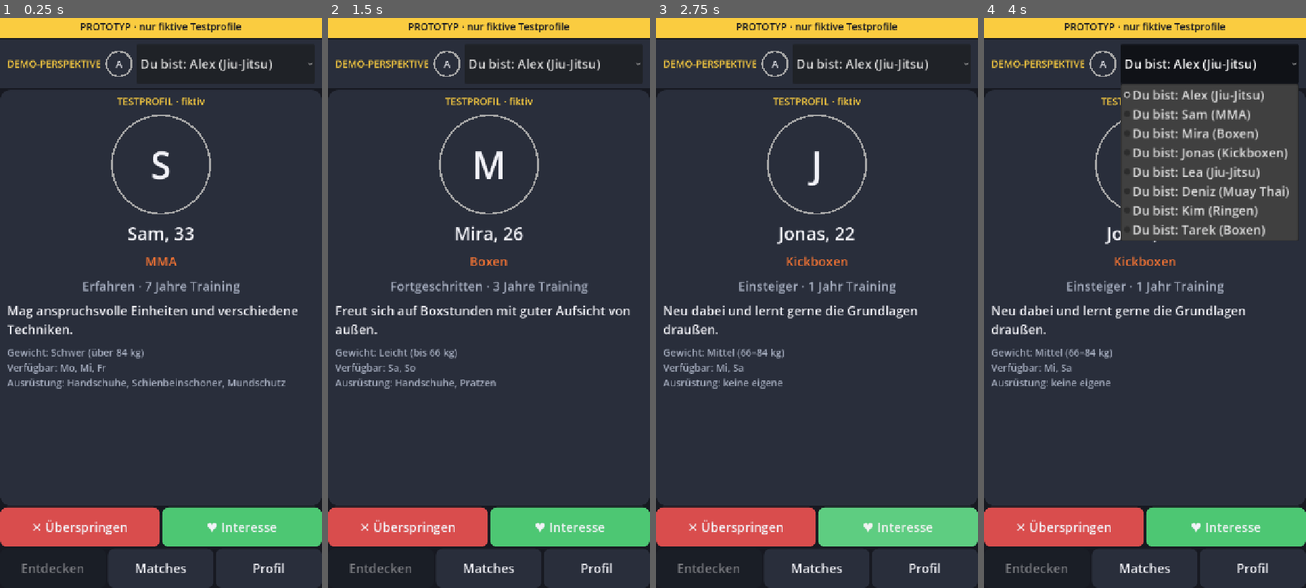
Above: before the commit, frames 1-4 (left to right).
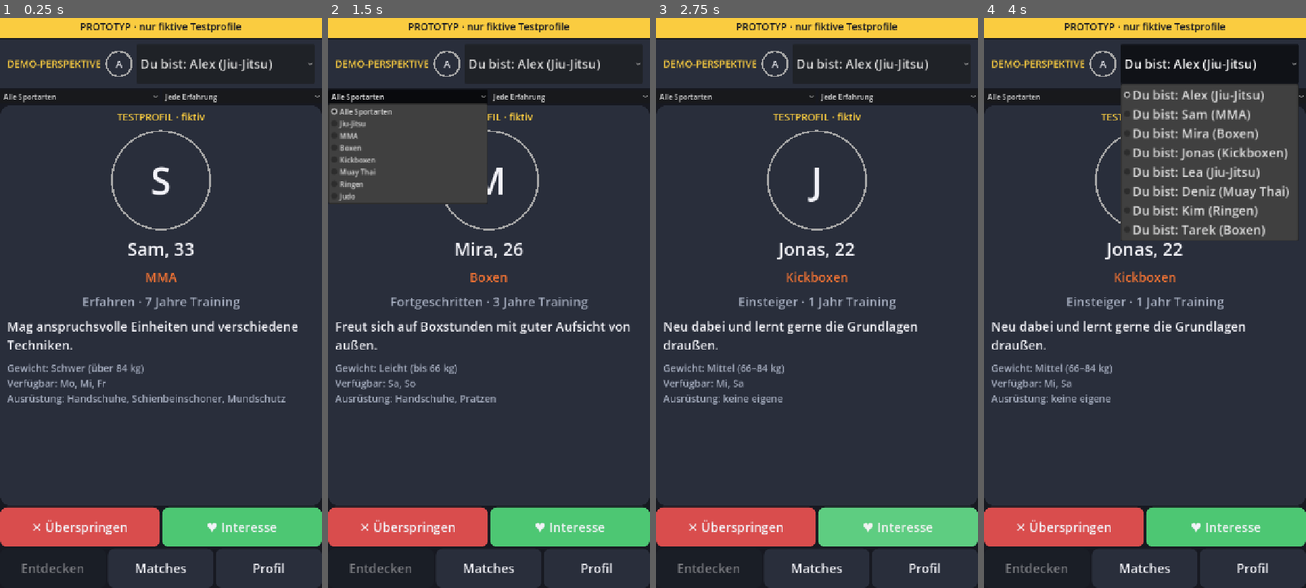
Above: after the commit, the same moments.

Repository: Mayo73/agenthub-backup
Game: Godot game, scene res://scenes/main.tscn
Same seed, same stepped clock (60 frames per second), same inputs: the game is played once before the commit and once after it.
Inputs (mouse positions are in pixels of both pictures, inside the frame that each line leads up to):
- Up to frame 1 (0.25 s): no input
- Up to frame 2 (1.5 s): click "✕ Überspringen" at 0.5 s; click (408, 97) at 1.25 s, where only the run after the commit has a clickable "Alle Sportarten"
- Up to frame 3 (2.75 s): click "♥ Interesse" at 2 s
- Up to frame 4 (4 s): click (1225, 97) at 2.75 s, where only the run after the commit has a clickable "Jede Erfahrung"; click "Du bist: Alex (Jiu-Jitsu)" at 3.5 s

The runs differ from the first frame. In frame 1, 8.7% of the frame differs, in the area x 0-100%, y 12-68%; in frame 2, 8.9%; in frame 3, 7.9%; in frame 4, 5.6%.

Commit message:
T-0338: Filter im Bildschirm „Entdecken“ mit passendem Leerzustand
Erstellt vom lokalen Agent (Modell qwen3.5:35b-a3b, Versuch 2 von 5).

Diff:
--- a/scripts/discover_screen.gd
+++ b/scripts/discover_screen.gd
@@ -13,6 +13,10 @@
 var pass_button: Button
 var like_button: Button
 
+# Filter-OptionButtons
+var art_filter: OptionButton
+var level_filter: OptionButton
+
 
 func _init(app_state: AppState) -> void:
 	state = app_state
@@ -22,6 +26,24 @@
 	var vbox := VBoxContainer.new()
 	vbox.set_anchors_preset(Control.PRESET_FULL_RECT)
 	add_child(vbox)
+
+	# Filterleiste als erstes Kind der VBoxContainer
+	var filter_hbox := HBoxContainer.new()
+	filter_hbox.set_anchors_preset(Control.PRESET_FULL_RECT)
+	vbox.add_child(filter_hbox)
+
+	art_filter = OptionButton.new()
+	art_filter.size_flags_horizontal = Control.SIZE_EXPAND_FILL
+	art_filter.item_selected.connect(func(index: int) -> void: set_filter(art_filter.get_selected_id(), level_filter.get_selected_id()))
+	filter_hbox.add_child(art_filter)
+
+	level_filter = OptionButton.new()
+	level_filter.size_flags_horizontal = Control.SIZE_EXPAND_FILL
+	level_filter.item_selected.connect(func(index: int) -> void: set_filter(art_filter.get_selected_id(), level_filter.get_selected_id()))
+	filter_hbox.add_child(level_filter)
+
+	# Auswahl beim Aufbau aus state.filter übernehmen
+	_initialize_filters()
 
 	# Karte, die vertikal wächst
 	card = ProfileCard.new()
@@ -57,6 +79,74 @@
 	hbox.add_child(like_button)
 
 	refresh()
+
+
+func _initialize_filters() -> void:
+	# Sportarten einfügen
+	art_filter.add_item("Alle Sportarten")
+	for art in DemoData.ARTS:
+		art_filter.add_item(art)
+
+	# Erfahrung einfügen
+	level_filter.add_item("Jede Erfahrung")
+	for level_name in SparProfile.LEVELS:
+		level_filter.add_item(level_name)
+
+	# Auswahl aus state.filter übernehmen
+	var art_index := 0
+	if not state.filter.art.is_empty():
+		art_index = DemoData.ARTS.find(state.filter.art) + 1
+	art_filter.select(art_index)
+
+	var level_index := 0
+	if state.filter.level != -1:
+		level_index = state.filter.level + 1
+	level_filter.select(level_index)
+
+
+func set_filter(art_index: int, level_index: int) -> void:
+	# state.filter.art = "" bei Index 0, sonst DemoData.ARTS[art_index - 1]
+	if art_index == 0:
+		state.filter.art = ""
+	else:
+		state.filter.art = DemoData.ARTS[art_index - 1]
+
+	# state.filter.level = level_index - 1
+	state.filter.level = level_index - 1
+
+	# beide OptionButton entsprechend select(...)
+	art_filter.select(art_index)
+	level_filter.select(level_index)
+
+	# match_label unsichtbar
+	match_label.visible = false
+
+	# changed.emit() und refresh()
+	changed.emit()
+	refresh()
+
+
+func refresh() -> void:
+	var profile := current()
+
+	if profile == null:
+		card.visible = false
+		pass_button.disabled = true
+		like_button.disabled = true
+		match_label.visible = false
+
+		# Leerzustandstext prüfen
+		if state.filter.is_active():
+			empty_label.text = "Keine Testprofile für „%s“. Ändere den Filter." % state.filter.describe()
+		else:
+			empty_label.text = "Keine weiteren Testprofile. Wechsle die Testperson oder setze die Demo im Profil zurück."
+		empty_label.visible = true
+	else:
+		card.visible = true
+		empty_label.visible = false
+		pass_button.disabled = false
+		like_button.disabled = false
+		card.set_profile(profile)
 
 
 func _on_card_gui_input(event: InputEvent) -> void:
@@ -92,23 +182,6 @@
 	return null
 
 
-func refresh() -> void:
-	var profile := current()
-
-	if profile == null:
-		card.visible = false
-		empty_label.visible = true
-		match_label.visible = false
-		pass_button.disabled = true
-		like_button.disabled = true
-	else:
-		card.visible = true
-		empty_label.visible = false
-		pass_button.disabled = false
-		like_button.disabled = false
-		card.set_profile(profile)
-
-
 func decide_like() -> void:
 	var profile := current()
 	if profile == null:
--- a/tests/test_discover_screen.gd
+++ b/tests/test_discover_screen.gd
@@ -95,3 +95,53 @@
 	await Engine.get_main_loop().process_frame
 
 	check_eq(counter.count, 2, "Signal zweimal ausgelöst")
+
+
+func test_filter_boxen() -> void:
+	# Index 3 = "Boxen" (0 = Alle, 1 = Jiu-Jitsu, 2 = MMA, 3 = Boxen)
+	screen.set_filter(3, 0)
+	check_eq(screen.current().id, "p03", "aktuelles Profil ist p03 (Mira, Boxen)")
+	check_eq(state.filter.art, "Boxen", "state.filter.art ist 'Boxen'")
+
+
+func test_filter_leer() -> void:
+	# Boxen (Index 3) + Einsteiger (Index 1) → kein Match bei p01
+	screen.set_filter(3, 1)
+	check(screen.empty_label.visible, "empty_label.visible soll wahr sein")
+	check(screen.empty_label.text.contains("Ändere den Filter"), "Text enthält 'Ändere den Filter'")
+	check(screen.empty_label.text.contains("Boxen · Einsteiger"), "Text enthält 'Boxen · Einsteiger'")
+
+
+func test_filter_aufheben() -> void:
+	# Filter setzen (Boxen, Einsteiger)
+	screen.set_filter(3, 1)
+	check(not screen.card.visible, "Karte soll unsichtbar sein nach aktivem Filter")
+
+	# Filter aufheben
+	screen.set_filter(0, 0)
+	check_eq(screen.current().id, "p02", "aktuelles Profil ist p02 (Sam)")
+	check(screen.card.visible, "Karte soll sichtbar sein")
+
+
+func test_filter_signal() -> void:
+	var counter := _Counter.new()
+	screen.changed.connect(func() -> void: counter.count += 1)
+
+	# Filter setzen auf MMA (Index 2) und Jede Erfahrung (Index 0)
+	screen.set_filter(2, 0)
+
+	check_eq(counter.count, 1, "changed Signal einmal ausgelöst")
+
+
+func test_filter_aus_zustand() -> void:
+	# state.filter.art auf "MMA" setzen
+	state.filter.art = "MMA"
+
+	# Neuen Bildschirm bauen
+	var new_screen := DiscoverScreen.new(state)
+	(Engine.get_main_loop() as SceneTree).root.add_child(new_screen)
+
+	# art_filter.selected soll 2 sein (0 = Alle, 1 = Jiu-Jitsu, 2 = MMA)
+	check_eq(new_screen.art_filter.selected, 2, "art_filter.selected ist 2 für MMA")
+
+	new_screen.free()
